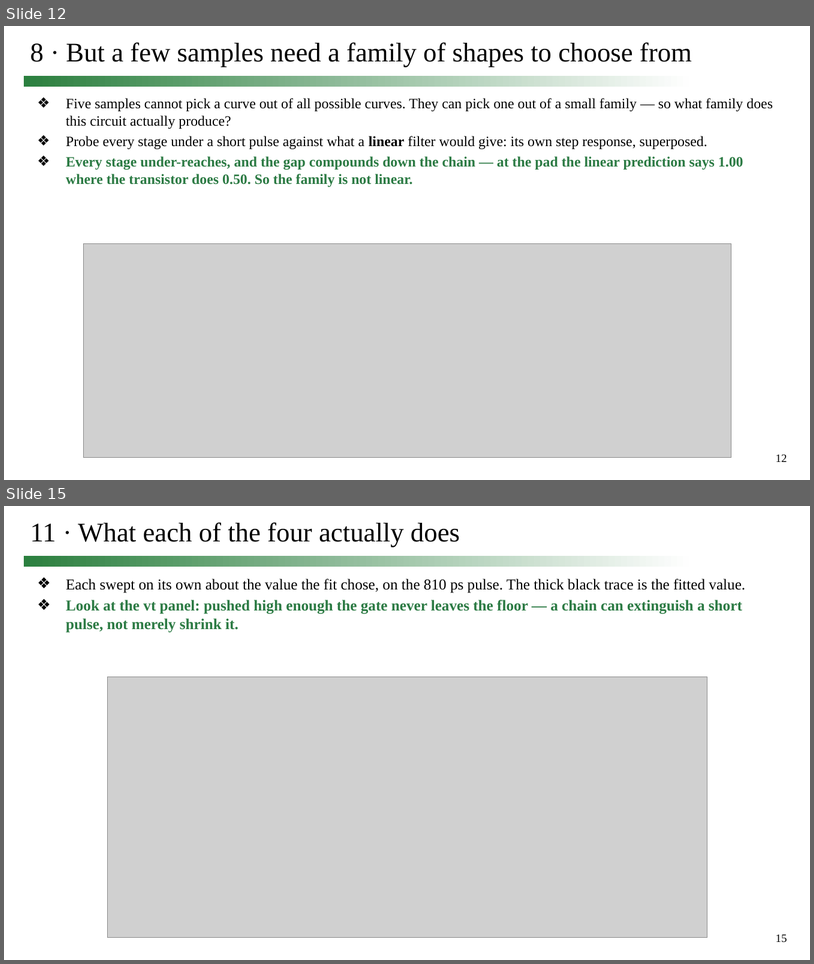
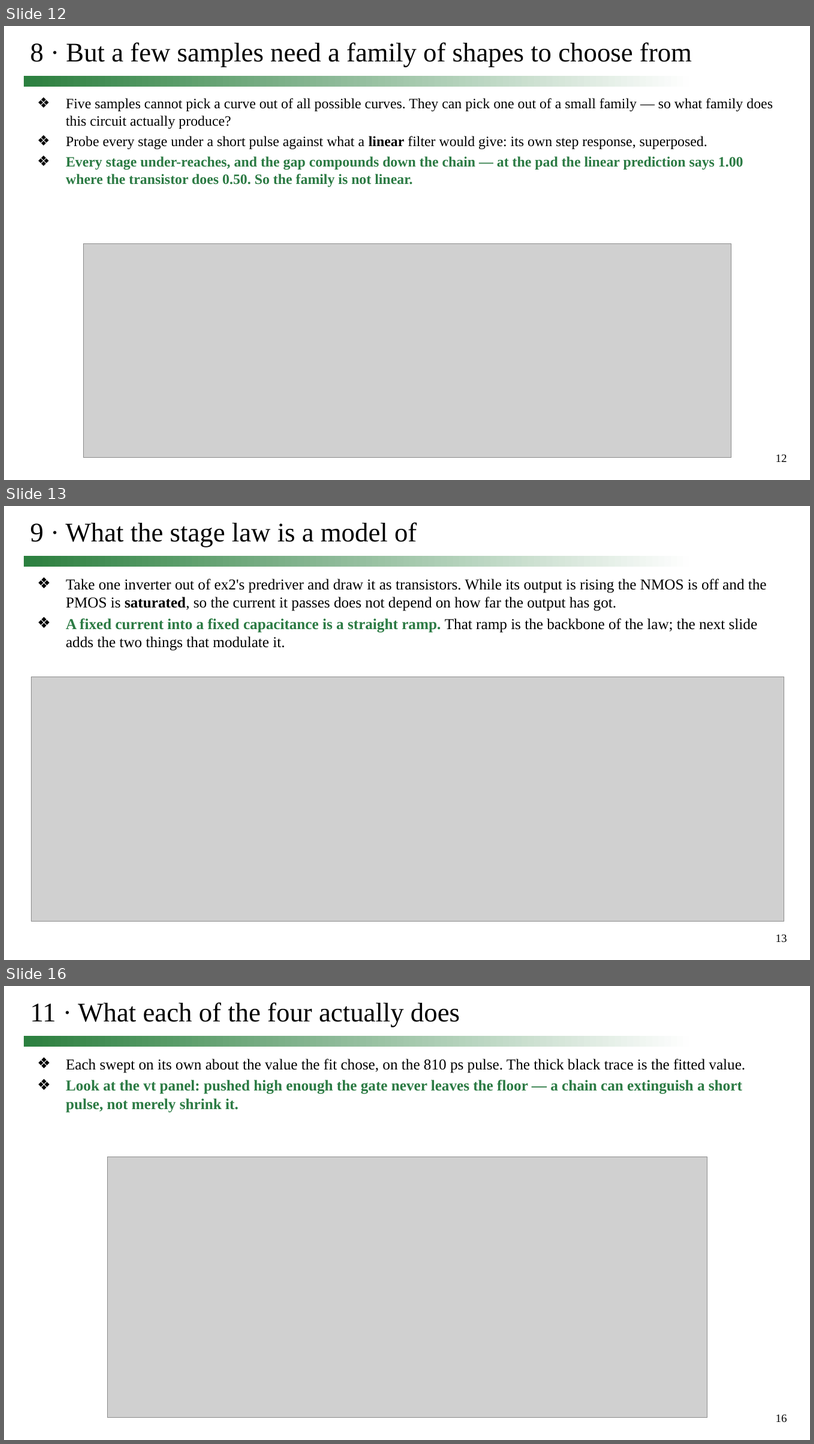
Before and after one commit to simon9721/ibis_comparison, a slide deck: results/meeting_deck_2026-09-24/0924_track1_story.pptx. Shown one above the other, each under a label of ours: slides 12 and 15 before the commit, slides 12, 13 and 16 after it; the slides between them are not shown. The pictures are 814x964 and 814x1444 pixels, drawn with LibreOffice and Linux fonts; fonts in the diff are those of the drawing; grey boxes stand for pictures. Boxes give left, top, right and bottom in pixels: in the first picture for what was removed or moved away, otherwise in the second. Text is boxed around its words. In the diff, an @@ line names an element or a change of style, - is before the commit and + after.

```diff
--- a/results/meeting_deck_2026-09-24/0924_track1_story.pptx
+++ b/results/meeting_deck_2026-09-24/0924_track1_story.pptx
@@ slide 13 added at (x1=4, y1=506, x2=810, y2=960), background #FFFFFF; not listed: 2 template elements that a slide beside it also shows @@
@@ title added at (x1=30, y1=522, x2=417, y2=547), 32 pt, text #000000 @@
+9 · What the stage law is a model of
@@ text added at (x1=66, y1=579, x2=767, y2=651), 18 pt, text #000000 @@
+❖ Take one inverter out of ex2's predriver and draw it as transistors. While its output is rising the NMOS is off and the PMOS is saturated, so the current it passes does not depend on how far the output has got.
+❖ A fixed current into a fixed capacitance is a straight ramp. That ramp is the backbone of the law; the next slide adds the two things that modulate it.
@@ picture added at (x1=31, y1=676, x2=785, y2=921) @@
@@ what was slide 15 is now slide 16 @@
@@ page number at (x1=776, y1=1414, x2=788, y2=1422): text changed @@
-15
+16
```
Also in this commit, not shown: 1 slide changed, 4 other slides added, 2 slides removed, 9 other files.
